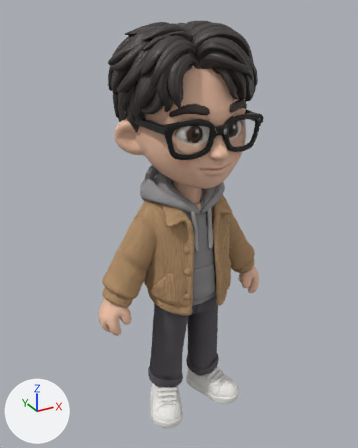
A saved change to the glTF model public/models/avatar.glb.
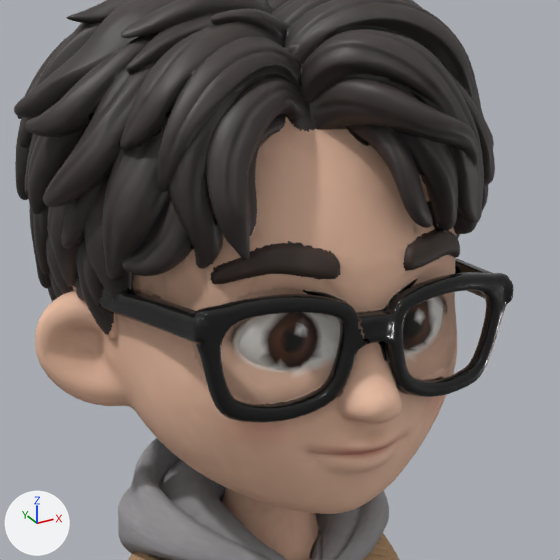
Old and new are each drawn whole from a camera (50 mm lens) standing at (-104.0, -184.3, 190.3) and looking at (-1.0, 3.1, 96.6) and again close up on the part from 29% to 78% of the width and 6% to 45% of the height. Every picture has the same lights, and +X, +Y and +Z are marked at lower left. The first two pictures are the older version. Vertices at exactly the same position are counted once.

The first close-up shows 'Avatar'.
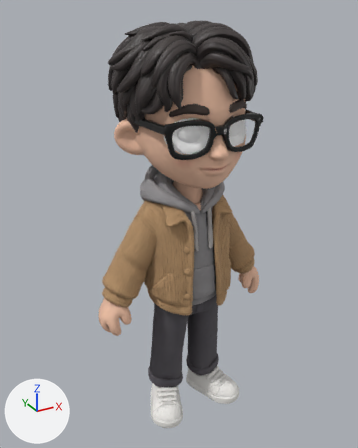
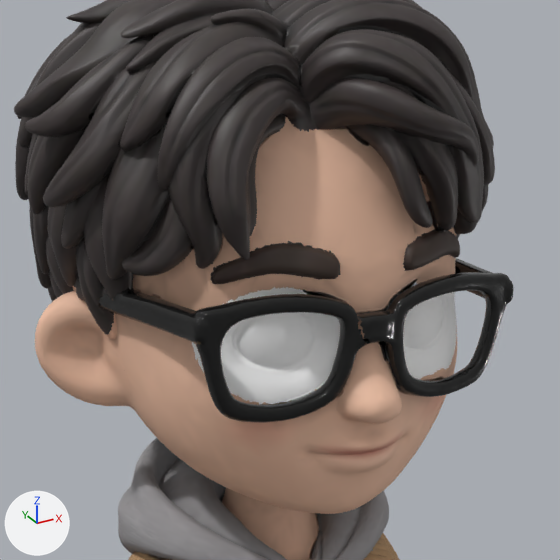
Changed parts and their boxes [x1, y1, x2, y2] in the close-ups (560 x 560 px):
part 1 of me_avatar, recoloured (beige to white)
    both: [192, 282, 457, 404]
part 2 of me_avatar, recoloured (lighter)
    both: [228, 295, 447, 369]
part 3 of me_avatar, recoloured
    both: [228, 283, 448, 369]
part 4 of me_avatar, recoloured (light grey to white)
    both: [234, 297, 443, 380]

What changed in the scene script:
```text
Change me_avatar:
    where me_avatar.from_pydata(...)  # 85167 vertices, 149999 faces; spans x -44.0..44.0, y -31.0..32.0, z -1.0..185.0
    used by ob_avatar; location = (0.0, 0.0, 0.0)
    me_avatar part 1: 502 faces centred in x -19.0..19.0, y -26.0..-18.0, z 138.0..152.0 are repainted in the vertex colours; the middle colour goes from beige #c9a28b to white #ffffff
    me_avatar part 2: 206 faces centred in x -16.0..15.0, y -26.0..-21.0, z 142.0..150.0 are repainted in the vertex colours; the middle colour goes from brown #402616 to white #ffffff
    me_avatar part 3: 181 faces centred in x -16.0..15.0, y -26.0..-21.0, z 140.0..151.0 are repainted in the vertex colours; the middle colour goes from beige #a98875 to white #ffffff
    me_avatar part 4: 146 faces centred in x -15.0..14.0, y -26.0..-21.0, z 141.0..149.0 are repainted in the vertex colours; the middle colour goes from light grey #dcd7d0 to white #ffffff
```
